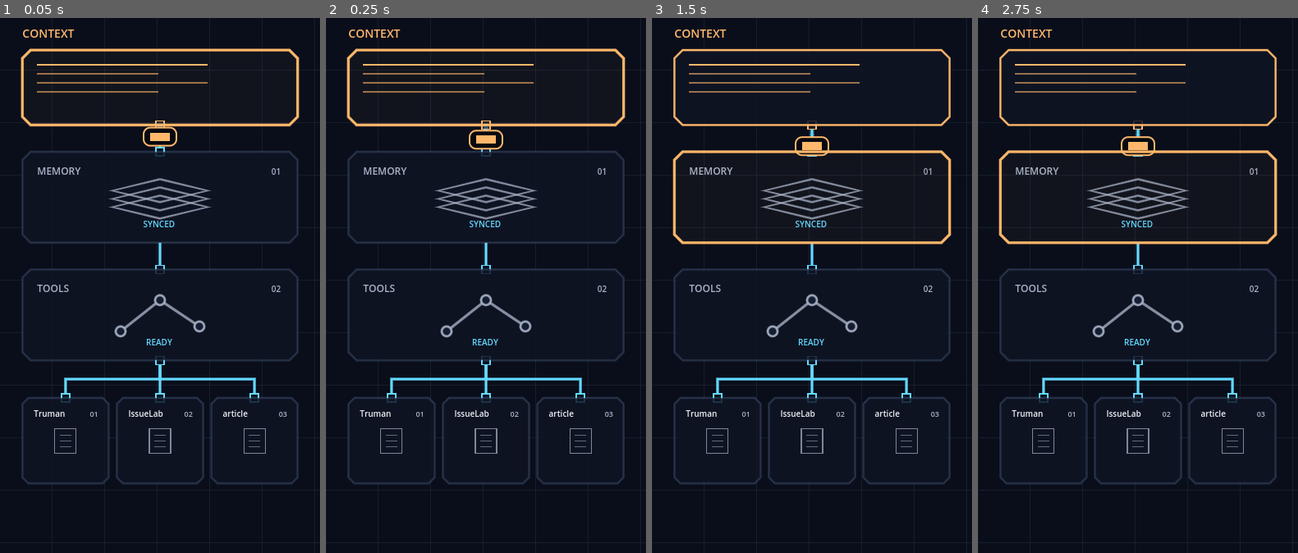
Above: before the commit, frames 1-4 (left to right).
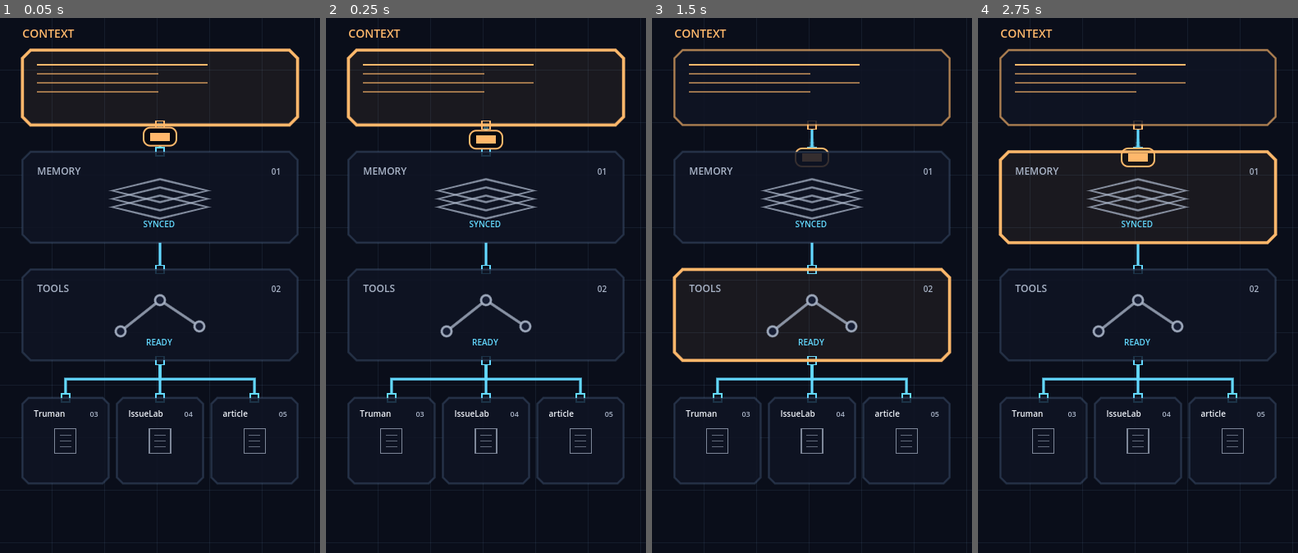
Above: after the commit, the same moments.

Repository: gqy20/gqy20.github.io
Game: Godot game, scene res://main.tscn
The game is run twice, just before and just after one commit, with the same random seed, the same clock (stepped at 60 frames per second) and the same inputs.
Inputs (mouse positions are in pixels of both pictures, inside the frame that each line leads up to):
- Up to frame 1 (0.05 s): no input
- Up to frame 2 (0.25 s): no input
- Up to frame 3 (1.5 s): tap Enter at 0.5 s; move the mouse to (882, 258) at 0.52 s; click (882, 258) at 0.67 s; move the mouse to (748, 312) at 1.27 s; click (748, 312) at 1.42 s
- Up to frame 4 (2.75 s): tap Space at 2 s; move the mouse to (1170, 167) at 2.02 s; click (1170, 167) at 2.17 s

The runs differ from the first frame. In frame 1, 0.7% of the frame differs, in the area x 6-94%, y 5-75%; in frame 2, 0.7%; in frame 3, 4.4%; in frame 4, 2.2%.

Commit message:
feat(run-mode): node inspector, execution log, and path animation
Godot 端新增节点选中态、路径动画与可见性暂停；前端新增节点检查器面板、执行日志，并把 projects 数据接入 RunMode。前后端通过 gqy:run:select/path/visibility 消息对齐。

Co-Authored-By: Claude <noreply@anthropic.com>

Diff:
--- a/godot/home-runtime/scripts/topology_world.gd
+++ b/godot/home-runtime/scripts/topology_world.gd
@@ -16,6 +16,11 @@
 var active_stage := 0
 var reduced_motion := false
 var navigation_hold := 0.0
+var selected_node := "context"
+var hovered_node := ""
+var path_running := false
+var path_target_phase := 0.88
+var is_visible := true
 var hit_areas: Dictionary = {}
 var message_callback
 
@@ -27,6 +32,23 @@
 	_send_parent({"type": "gqy:run:ready", "section": "about"})
 
 func _process(delta: float) -> void:
+	if not is_visible:
+		return
+
+	if path_running:
+		phase = move_toward(phase, path_target_phase, delta * 0.34)
+		var path_stage := clampi(int(floor(phase * 4.0)), 0, 3)
+		if path_stage != active_stage:
+			active_stage = path_stage
+			_send_active_stage()
+		if abs(phase - path_target_phase) < 0.002:
+			phase = path_target_phase
+			path_running = false
+			navigation_hold = 5.0
+			_send_parent({"type": "gqy:run:path-complete", "node": selected_node})
+		queue_redraw()
+		return
+
 	if reduced_motion:
 		queue_redraw()
 		return
@@ -92,17 +114,20 @@
 	]
 
 	_draw_flow_wide(context_rect, memory_rect, tools_rect, works)
-	_draw_context_module(context_rect, active_stage == 0)
-	_draw_memory_module(memory_rect, active_stage == 1)
-	_draw_tools_module(tools_rect, active_stage == 2)
-	_draw_work_module(works[0], "TrumanWorld", "01", active_stage == 3)
-	_draw_work_module(works[1], "IssueLab", "02", active_stage == 3)
-	_draw_work_module(works[2], "article-mcp", "03", active_stage == 3)
+	_draw_context_module(context_rect, active_stage == 0, selected_node == "context")
+	_draw_memory_module(memory_rect, active_stage == 1, selected_node == "memory")
+	_draw_tools_module(tools_rect, active_stage == 2, selected_node == "tools")
+	_draw_work_module(works[0], "TrumanWorld", "03", active_stage == 3, selected_node == "trumanworld")
+	_draw_work_module(works[1], "IssueLab", "04", active_stage == 3, selected_node == "issuelab")
+	_draw_work_module(works[2], "article-mcp", "05", active_stage == 3, selected_node == "article-mcp")
 
 	hit_areas = {
-		"about": context_rect,
-		"stack": memory_rect.merge(tools_rect),
-		"work": works[0].merge(works[2]),
+		"context": context_rect,
+		"memory": memory_rect,
+		"tools": tools_rect,
+		"trumanworld": works[0],
+		"issuelab": works[1],
+		"article-mcp": works[2],
 	}
 
 func _draw_compact_world(size: Vector2) -> void:
@@ -122,17 +147,20 @@
 	]
 
 	_draw_flow_compact(context_rect, memory_rect, tools_rect, works)
-	_draw_context_module(context_rect, active_stage == 0, true)
-	_draw_memory_module(memory_rect, active_stage == 1, true)
-	_draw_tools_module(tools_rect, active_stage == 2, true)
-	_draw_work_module(works[0], "Truman", "01", active_stage == 3, true)
-	_draw_work_module(works[1], "IssueLab", "02", active_stage == 3, true)
-	_draw_work_module(works[2], "article", "03", active_stage == 3, true)
+	_draw_context_module(context_rect, active_stage == 0, selected_node == "context", true)
+	_draw_memory_module(memory_rect, active_stage == 1, selected_node == "memory", true)
+	_draw_tools_module(tools_rect, active_stage == 2, selected_node == "tools", true)
+	_draw_work_module(works[0], "Truman", "03", active_stage == 3, selected_node == "trumanworld", true)
+	_draw_work_module(works[1], "IssueLab", "04", active_stage == 3, selected_node == "issuelab", true)
+	_draw_work_module(works[2], "article", "05", active_stage == 3, selected_node == "article-mcp", true)
 
 	hit_areas = {
-		"about": context_rect,
-		"stack": memory_rect.merge(tools_rect),
-		"work": works[0].merge(works[2]),
+		"context": context_rect,
+		"memory": memory_rect,
+		"tools": tools_rect,
+		"trumanworld": works[0],
+		"issuelab": works[1],
+		"article-mcp": works[2],
 	}
 
 func _draw_flow_wide(context_rect: Rect2, memory_rect: Rect2, tools_rect: Rect2, works: Array) -> void:
@@ -155,6 +183,7 @@
 	_draw_port(t_in)
 	_draw_port(t_out)
 
+	var selected_work := _selected_work_index()
 	var route := PackedVector2Array([
 		c_out,
 		m_in,
@@ -162,8 +191,8 @@
 		t_in,
 		t_out,
 		Vector2(branch_x, t_out.y),
-		Vector2(branch_x, works[1].get_center().y),
-		Vector2(works[1].position.x, works[1].get_center().y),
+		Vector2(branch_x, works[selected_work].get_center().y),
+		Vector2(works[selected_work].position.x, works[selected_work].get_center().y),
 	])
 	_draw_context_capsule(route)
 
@@ -187,7 +216,8 @@
 	_draw_port(t_in)
 	_draw_port(t_out)
 
-	var route := PackedVector2Array([c_out, m_in, m_out, t_in, t_out, Vector2(t_out.x, branch_y), Vector2(works[1].get_center().x, branch_y), Vector2(works[1].get_center().x, works[1].position.y)])
+	var selected_work := _selected_work_index()
+	var route := PackedVector2Array([c_out, m_in, m_out, t_in, t_out, Vector2(t_out.x, branch_y), Vector2(works[selected_work].get_center().x, branch_y), Vector2(works[selected_work].get_center().x, works[selected_work].position.y)])
 	_draw_context_capsule(route)
 
 func _draw_signal_segment(from: Vector2, to: Vector2) -> void:
@@ -220,8 +250,8 @@
 		distance -= lengths[index]
 	return route[route.size() - 1]
 
-func _draw_context_module(rect: Rect2, active: bool, compact := false) -> void:
-	_draw_module_shell(rect, active, true)
+func _draw_context_module(rect: Rect2, active: bool, selected: bool, compact := false) -> void:
+	_draw_module_shell(rect, active, true, selected)
 	_draw_label(Vector2(rect.position.x, rect.position.y - 15.0), "CONTEXT", 14 if compact else 16, ACCENT)
 	var pad := 18.0 if compact else 22.0
 	var y := rect.position.y + pad
@@ -232,8 +262,8 @@
 	if not compact:
 		_draw_dot_matrix(Rect2(Vector2(rect.position.x + pad, rect.end.y - 66.0), Vector2(rect.size.x - pad * 2.0, 38.0)), ACCENT)
 
-func _draw_memory_module(rect: Rect2, active: bool, compact := false) -> void:
-	_draw_module_shell(rect, active)
+func _draw_memory_module(rect: Rect2, active: bool, selected: bool, compact := false) -> void:
+	_draw_module_shell(rect, active, false, selected)
 	_draw_module_header(rect, "MEMORY", "01", compact)
 	var center := rect.get_center()
 	var icon_width := minf(rect.size.x * 0.32, 58.0)
@@ -250,8 +280,8 @@
 		draw_polyline(diamond, Color(MUTED, 0.75), 1.3, true)
 	_draw_status(rect, "SYNCED", compact)
 
-func _draw_tools_module(rect: Rect2, active: bool, compact := false) -> void:
-	_draw_module_shell(rect, active)
+func _draw_tools_module(rect: Rect2, active: bool, selected: bool, compact := false) -> void:
+	_draw_module_shell(rect, active, false, selected)
 	_draw_module_header(rect, "TOOLS", "02", compact)
 	var center := rect.get_center()
 	var spread := minf(48.0, rect.size.x * 0.24)
@@ -263,8 +293,8 @@
 		draw_arc(point, 6.0, 0, TAU, 16, Color(MUTED, 0.9), 1.5, true)
 	_draw_status(rect, "READY", compact)
 
-func _draw_work_module(rect: Rect2, title: String, index: String, active: bool, compact := false) -> void:
-	_draw_module_shell(rect, active)
+func _draw_work_module(rect: Rect2, title: String, index: String, active: bool, selected: bool, compact := false) -> void:
+	_draw_module_shell(rect, active, false, selected)
 	var font_size := 10 if compact else 11
 	_draw_label(rect.position + Vector2(14.0, 24.0), title, font_size, INK)
 	_draw_label(Vector2(rect.end.x - (23.0 if compact else 28.0), rect.position.y + 24.0), index, font_size - 1, MUTED)
@@ -276,14 +306,14 @@
 	if not compact:
 		_draw_label(Vector2(rect.position.x + 14.0, rect.end.y - 13.0), "RUNNING", 10, FLOW)
 
-func _draw_module_shell(rect: Rect2, active: bool, context := false) -> void:
-	var outline := ACCENT if context or active else LINE
-	var fill := Color(ACCENT, 0.035) if active else Color(SURFACE, 0.84)
+func _draw_module_shell(rect: Rect2, active: bool, context := false, selected := false) -> void:
+	var outline := ACCENT if selected else FLOW if active else Color(ACCENT, 0.66) if context else LINE
+	var fill := Color(ACCENT, 0.065) if selected else Color(FLOW, 0.025) if active else Color(SURFACE, 0.84)
 	var points := _chamfer_points(rect, minf(10.0, rect.size.x * 0.07))
 	draw_colored_polygon(points, fill)
 	var closed := PackedVector2Array(points)
 	closed.append(points[0])
-	draw_polyline(closed, outline, 2.0 if active else 1.2, true)
+	draw_polyline(closed, outline, 2.4 if selected else 1.8 if active else 1.2, true)
 
 func _draw_module_header(rect: Rect2, title: String, index: String, compact: bool) -> void:
 	var font_size := 12 if compact else 14
@@ -338,32 +368,89 @@
 		return event.position
 	return Vector2(-1, -1)
 
+func _node_at_position(position: Vector2) -> String:
+	for node in hit_areas:
+		if hit_areas[node].has_point(position):
+			return node
+	return ""
+
 func _unhandled_input(event) -> void:
 	if event is InputEventKey and event.pressed and event.keycode == KEY_ESCAPE:
 		_send_parent({"type": "gqy:run:exit"})
 		get_viewport().set_input_as_handled()
 		return
 
+	if event is InputEventMouseMotion:
+		var next_hover := _node_at_position(event.position)
+		if next_hover != hovered_node:
+			hovered_node = next_hover
+			Input.set_default_cursor_shape(Input.CURSOR_POINTING_HAND if hovered_node != "" else Input.CURSOR_ARROW)
+			queue_redraw()
+
 	var pressed: bool = (event is InputEventMouseButton and event.pressed and event.button_index == MOUSE_BUTTON_LEFT) or (event is InputEventScreenTouch and event.pressed)
 	if not pressed:
 		return
 	var position := _gui_input_position(event)
-	for section in hit_areas:
-		if hit_areas[section].has_point(position):
-			_navigate_to(section)
-			get_viewport().set_input_as_handled()
-			return
+	var node := _node_at_position(position)
+	if node != "":
+		_select_node(node)
+		get_viewport().set_input_as_handled()
+
+func _selected_work_index() -> int:
+	if selected_node == "trumanworld":
+		return 0
+	if selected_node == "article-mcp":
+		return 2
+	return 1
+
+func _node_target(node: String) -> float:
+	match node:
+		"context": return 0.04
+		"memory": return 0.34
+		"tools": return 0.62
+		"trumanworld", "issuelab", "article-mcp": return 0.98
+		_: return 0.04
+
+func _node_section(node: String) -> String:
+	if node == "memory" or node == "tools":
+		return "stack"
+	if node == "trumanworld" or node == "issuelab" or node == "article-mcp":
+		return "work"
+	return "about"
+
+func _select_node(node: String) -> void:
+	selected_node = node
+	path_running = false
+	target_phase = _node_target(node)
+	active_stage = clampi(int(floor(target_phase * 4.0)), 0, 3)
+	navigation_hold = 4.0
+	_send_parent({"type": "gqy:run:select", "node": node})
+	_send_parent({"type": "gqy:run:active", "section": _node_section(node)})
+	queue_redraw()
+
+func _run_path(node: String) -> void:
+	selected_node = node
+	phase = 0.02
+	target_phase = -1.0
+	path_target_phase = _node_target(node)
+	active_stage = 0
+	navigation_hold = 0.0
+	_send_parent({"type": "gqy:run:active", "section": "about"})
+	if reduced_motion:
+		phase = path_target_phase
+		active_stage = clampi(int(floor(phase * 4.0)), 0, 3)
+		_send_active_stage()
+		_send_parent({"type": "gqy:run:path-complete", "node": selected_node})
+	else:
+		path_running = true
+	queue_redraw()
 
 func _navigate_to(section: String) -> void:
 	match section:
-		"about": target_phase = 0.04
-		"stack": target_phase = 0.45
-		"work": target_phase = 0.88
+		"about": _select_node("context")
+		"stack": _select_node("memory")
+		"work": _select_node("issuelab")
 		_: return
-	active_stage = clampi(int(floor(target_phase * 4.0)), 0, 3)
-	navigation_hold = 4.0
-	_send_parent({"type": "gqy:run:active", "section": section})
-	queue_redraw()
 
 func _send_active_stage() -> void:
 	var section := "about"
@@ -390,10 +477,19 @@
 	match payload.get("type", ""):
 		"gqy:run:navigate":
 			_navigate_to(str(payload.get("section", "about")))
+		"gqy:run:select":
+			_select_node(str(payload.get("node", "context")))
+		"gqy:run:path":
+			_run_path(str(payload.get("node", "issuelab")))
+		"gqy:run:visibility":
+			is_visible = bool(payload.get("visible", true))
+			set_process(is_visible)
+			if is_visible:
+				queue_redraw()
 		"gqy:run:preferences":
 			reduced_motion = bool(payload.get("reducedMotion", false))
 			if reduced_motion:
-				phase = 0.45
+				phase = _node_target(selected_node)
 			queue_redraw()
 
 func _send_parent(payload: Dictionary) -> void:
Not shown, changed: src/components/Hero.jsx
Not shown, changed: src/components/RunMode.css
Not shown, changed: src/components/RunMode.jsx
